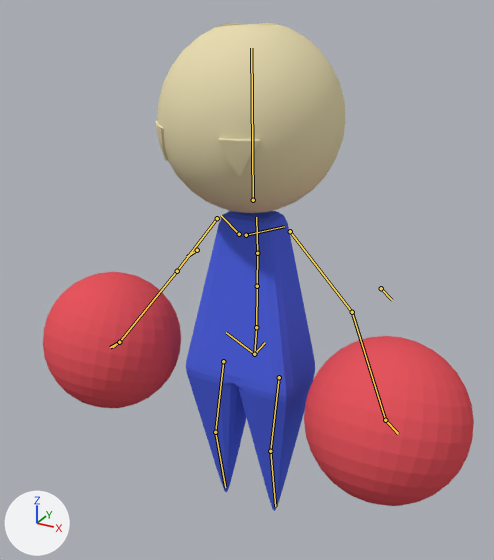
Before and after pictures for a commit that changed the Blender file WallKick_UnityProject/Assets/PlayerCharacter.blend.
Before and after are seen from a 50 mm lens placed at (3.54, -6.53, 6.59), pointed at (0.36, -0.75, 3.7). Every picture has the same lights, and +X, +Y and +Z are marked at lower left. The bones that bend it are drawn over the model as lines.

Objects in the first picture: 'Body', 'Head', 'LeftPunch', 'RightPunch'.
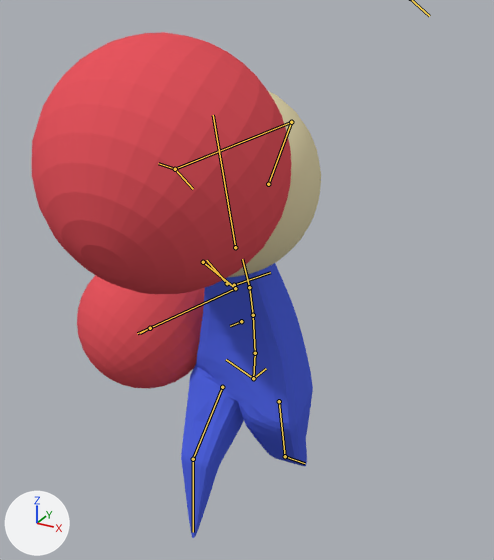
The newer file adds an action. The first version stands in its rest pose; the second is drawn at frame 7 of the action 'Overcut'.

Pixel boxes (x1, y1, x2, y2) of what changed, in the pictures (494 x 560 px):
'LeftPunch', posed (52% wider, 54% taller)
    before: (304, 336, 474, 506)
    after: (32, 32, 291, 294)
'Head', posed
    before: (155, 23, 346, 213)
    after: (229, 91, 321, 277)
'Body', posed (8% shorter)
    before: (186, 211, 315, 511)
    after: (181, 263, 313, 538)
'RightPunch', posed
    before: (43, 272, 181, 408)
    after: (77, 275, 205, 389)
bone 'spine', root to tip
    before: (254, 354) to (256, 327)
    after: (253, 378) to (255, 353)
bone 'spine.001', root to tip
    before: (256, 327) to (257, 286)
    after: (255, 353) to (253, 315)
bone 'spine.002', root to tip
    before: (257, 286) to (257, 253)
    after: (253, 315) to (249, 287)
bone 'spine.003', root to tip
    before: (257, 253) to (256, 217)
    after: (249, 287) to (242, 259)
bone 'spine.006', root to tip
    before: (253, 200) to (251, 48)
    after: (235, 247) to (213, 115)
bone 'upper_arm.L', root to tip
    before: (290, 231) to (352, 312)
    after: (268, 184) to (291, 122)
bone 'thigh.L', root to tip
    before: (279, 377) to (270, 451)
    after: (279, 401) to (285, 456)
bone 'shin.L', root to tip
    before: (270, 451) to (275, 506)
    after: (285, 456) to (305, 463)
bone 'thigh.R', root to tip
    before: (223, 361) to (215, 432)
    after: (222, 387) to (193, 459)
bone 'shin.R', root to tip
    before: (215, 432) to (225, 487)
    after: (193, 459) to (193, 532)
bone 'hand_IK.L', root to tip
    before: (385, 420) to (398, 434)
    after: (175, 169) to (193, 189)
bone 'hand_IK.R', root to tip
    before: (119, 342) to (110, 347)
    after: (150, 328) to (137, 333)
bone 'elbow.R', root to tip
    before: (197, 250) to (187, 256)
    after: (241, 321) to (230, 326)

What changed in the scene script:
```text
Change bone_spine:
    where bone_spine = bpy.data.objects['metarig'].pose.bones['spine']
    bone_spine.location: (0.0, 0.0, 0.0) -> (-0.006, -0.15, -0.019)
    bone_spine.rotation_quaternion: (1.0, 0.0, 0.0, 0.0) -> (0.998, 0.0, 0.039, 0.005)  # degrees (0, 0, 0) -> degrees (0, 4, 1)
Change bone_spine_001:
    where bone_spine_001 = bpy.data.objects['metarig'].pose.bones['spine.001']  # child of 'spine'
    bone_spine_001.rotation_quaternion: (1.0, 0.0, 0.0, 0.0) -> (0.997, 0.057, -0.025, 0.004)  # degrees (0, 0, 0) -> degrees (7, -3, 0)
Change bone_spine_002:
    where bone_spine_002 = bpy.data.objects['metarig'].pose.bones['spine.002']  # child of 'spine.001'
    bone_spine_002.rotation_quaternion: (1.0, 0.0, 0.0, 0.0) -> (0.996, 0.08, -0.001, -0.002)  # degrees (0, 0, 0) -> degrees (9, 0, 0)
Change bone_spine_003:
    where bone_spine_003 = bpy.data.objects['metarig'].pose.bones['spine.003']  # child of 'spine.002'
    bone_spine_003.rotation_quaternion: (1.0, 0.0, 0.0, 0.0) -> (1.0, 0.015, 0.0, 0.003)  # degrees (0, 0, 0) -> degrees (2, 0, 0)
Change bone_spine_006:
    where bone_spine_006 = bpy.data.objects['metarig'].pose.bones['spine.006']  # child of 'spine.003'
    bone_spine_006.rotation_quaternion: (1.0, 0.0, 0.0, 0.0) -> (0.999, -0.001, -0.002, -0.02)  # degrees (0, 0, 0) -> degrees (0, 0, -2)
Change bone_upper_arm_l:
    where bone_upper_arm_l = bpy.data.objects['metarig'].pose.bones['upper_arm.L']  # child of 'shoulder.L'
    bone_upper_arm_l.location: (0.0, 0.0, 0.0) -> (-0.447, -0.304, 0.049)
Change bone_thigh_l:
    where bone_thigh_l = bpy.data.objects['metarig'].pose.bones['thigh.L']  # child of 'spine'
    bone_thigh_l.rotation_quaternion: (1.0, 0.0, 0.0, 0.0) -> (0.978, 0.198, 0.0, -0.01)  # degrees (0, 0, 0) -> degrees (23, 0, -1)
Change bone_shin_l:
    where bone_shin_l = bpy.data.objects['metarig'].pose.bones['shin.L']  # child of 'thigh.L'
    bone_shin_l.rotation_quaternion: (1.0, 0.0, 0.0, 0.0) -> (0.989, 0.133, -0.01, -0.008)  # degrees (0, 0, 0) -> degrees (15, -1, -1)
Change bone_thigh_r:
    where bone_thigh_r = bpy.data.objects['metarig'].pose.bones['thigh.R']  # child of 'spine'
    bone_thigh_r.rotation_quaternion: (1.0, 0.0, 0.0, 0.0) -> (0.936, -0.323, -0.007, 0.027)  # degrees (0, 0, 0) -> degrees (-38, 0, 3)
Change bone_shin_r:
    where bone_shin_r = bpy.data.objects['metarig'].pose.bones['shin.R']  # child of 'thigh.R'
    bone_shin_r.rotation_quaternion: (1.0, 0.0, 0.0, 0.0) -> (0.967, 0.178, 0.005, -0.029)  # degrees (0, 0, 0) -> degrees (21, 1, -3)
Change bone_hand_ik_l:
    where bone_hand_ik_l = bpy.data.objects['metarig'].pose.bones['hand_IK.L']
    bone_hand_ik_l.location: (0.0, 0.0, 0.0) -> (-0.832, -1.013, 1.104)
Change bone_elbow_l:
    where bone_elbow_l = bpy.data.objects['metarig'].pose.bones['elbow.L']  # child of 'hand_IK.L'
    bone_elbow_l.location: (0.0, 0.0, 0.0) -> (-0.458, 0.526, -0.088)
Change bone_hand_ik_r:
    where bone_hand_ik_r = bpy.data.objects['metarig'].pose.bones['hand_IK.R']
    bone_hand_ik_r.location: (0.0, 0.0, 0.0) -> (-0.021, -0.168, -0.079)
    bone_hand_ik_r.rotation_quaternion: (1.0, 0.0, 0.0, 0.0) -> (0.963, 0.144, 0.225, -0.038)  # degrees (0, 0, 0) -> degrees (17, 26, -1)
Change bone_elbow_r:
    where bone_elbow_r = bpy.data.objects['metarig'].pose.bones['elbow.R']  # child of 'hand_IK.R'
    bone_elbow_r.location: (0.0, 0.0, 0.0) -> (-0.187, 0.102, -0.113)
```
